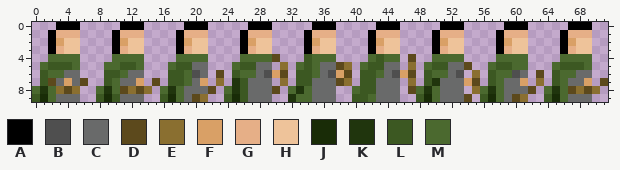
Sprite sheet -- src/assets/entity/archer.png. The first picture shows the starting point.
The file is 72x10 pixels.
Palette (. is transparent): A #000000  B #4f4f4f  C #696a6a  D #5c491c  E #8a6f30  F #d9a066  G #e6af87  H #eec39a  J #192c07  K #20350d  L #3c5822  M #4b692f
Pixels before, first column x 0:
 0 ...AAA.....AAA.....AAA.....AAA.....AAA.....AAA.....AAA.....AAA.....AAA..
 1 ..AGGG....AGGG....AGGG....AGGG....AGGG....AGGG....AGGG....AGGG....AGGG..
 2 ..AFHH....AFHH....AFHH....AFHH....AFHH....AFHH....AFHH....AFHH....AFHH..
 3 ..AGHH....AGHH....AGHH....AGHH....AGHH....AGHH....AGHH....AGHH....AGHH..
 4 ..MMMM....MMMM....MMMM....MMMMD...LMMM....MLMM.D..MMMM....MMMM....MMMM..
 5 .MLLLM...MMLLM...MLLCC...MLLCC.E.MLMCCDE.MLLCC.E.MLLCCD..MLLMM...MLLLM..
 6 .LMMCC...LLMCC...LLMBC.D.LMMCBFD.LLMCBFD.LLMCBFD.LMMCB.E.LMMBC.D.LMMCC..
 7 .LDCFCD..LMCCF.D.LLMCF.E.KLCCC.E.LLCCCDE.LLCCC.E.LKCCCFD.LMCCF.E.LMCCF.D
 8 MKMEDE..MKMDEDE.MKMCCCD.MKLCCCD.MKMCCC..MLLCCC.DMKMCCC.EMKMCCCD.MKMDEDE.
 9 LJMCCC..LJLCCC..LJMCDE..LJLCCC..KMMCCC..LLMCCC..LJMCCCD.LJMCDE..LJMCCC..
Now the later version:
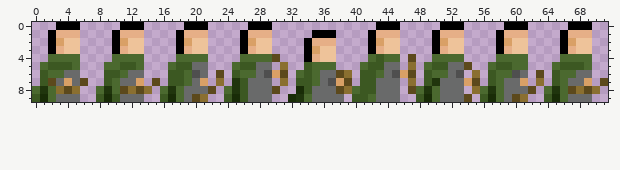
Change:
Colour A replaces colour G in row 1 at x 35 to 37.
Colour A replaces colour L in row 4 at x 34.
Colour B replaces colour C in row 7 at x 37.
Colour C is added in row 9 at x 38.
Colour C replaces colour B in row 6 at x 37.
Colour D is added in row 8 at x 38.
Colour D replaces colour E in row 7 at x 39.
Colour D replaces colour F in row 6 at x 38.
Colour E is added in row 8 at x 39.
Colour E replaces colour D in row 6 at x 39.
Colour F replaces colour D in row 7 at x 38.
Colour F replaces colour G in row 3 at x 35.
Colour G replaces colour F in row 2 at x 35.
Colour G replaces colour H in row 2 at x 36 to 37.
Colour G replaces colour M in row 4 at x 35.
Colour H replaces colour M in row 4 at x 36 to 37.
Colour J replaces colour K in row 8 at x 33; in row 9 at x 32.
Colour K replaces colour M in row 9 at x 33.
Colour L replaces colour M in row 8 at x 34.
Colour M replaces colour C in row 5 at x 36 to 37; in row 7 at x 35.
Colour M replaces colour L in row 6 at x 33.
Colour A is removed in row 0 at x 35 to 37; in row 1 at x 34.
Colour D is removed in row 5 at x 38.
Colour E is removed in row 5 at x 39.
Colour M is removed in row 5 at x 33; in row 8 at x 32.
Boxes around the changes in both pictures, in picture pixels (x1, y1, x2, y2):
changed: (288, 22, 352, 102)
